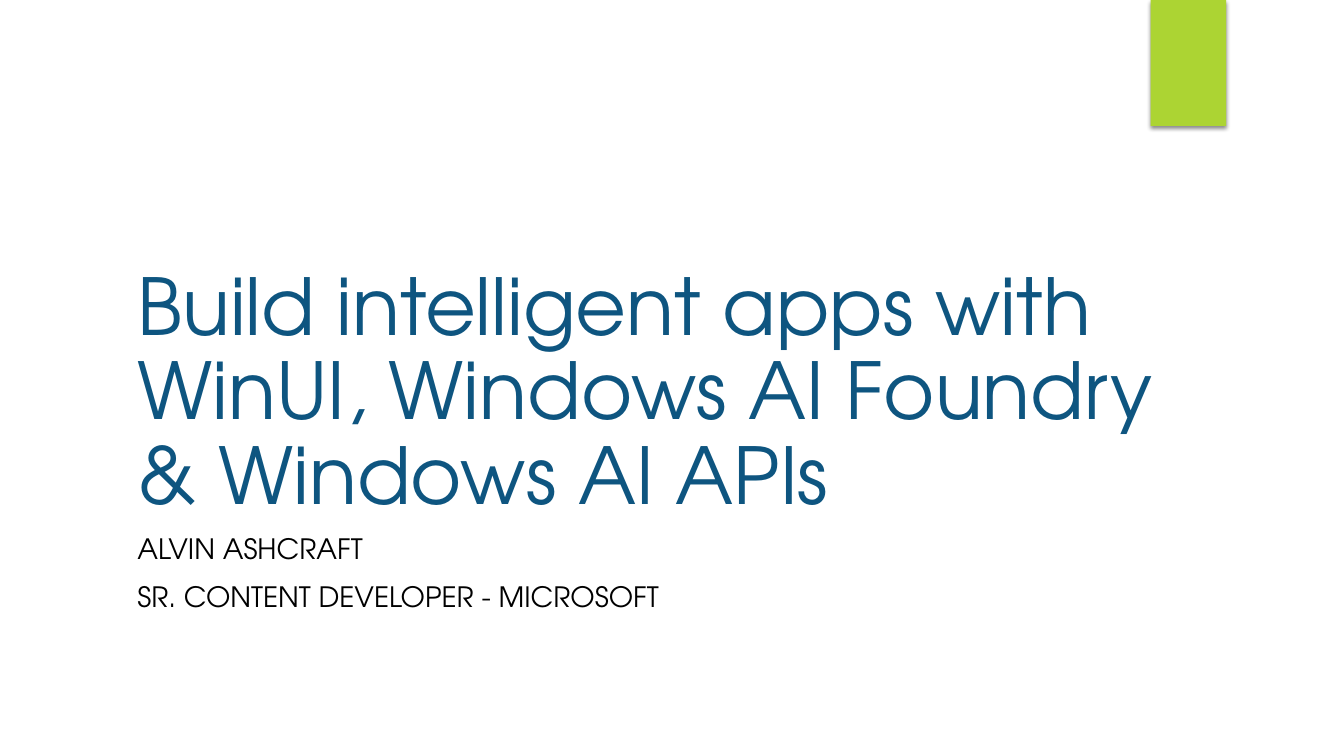
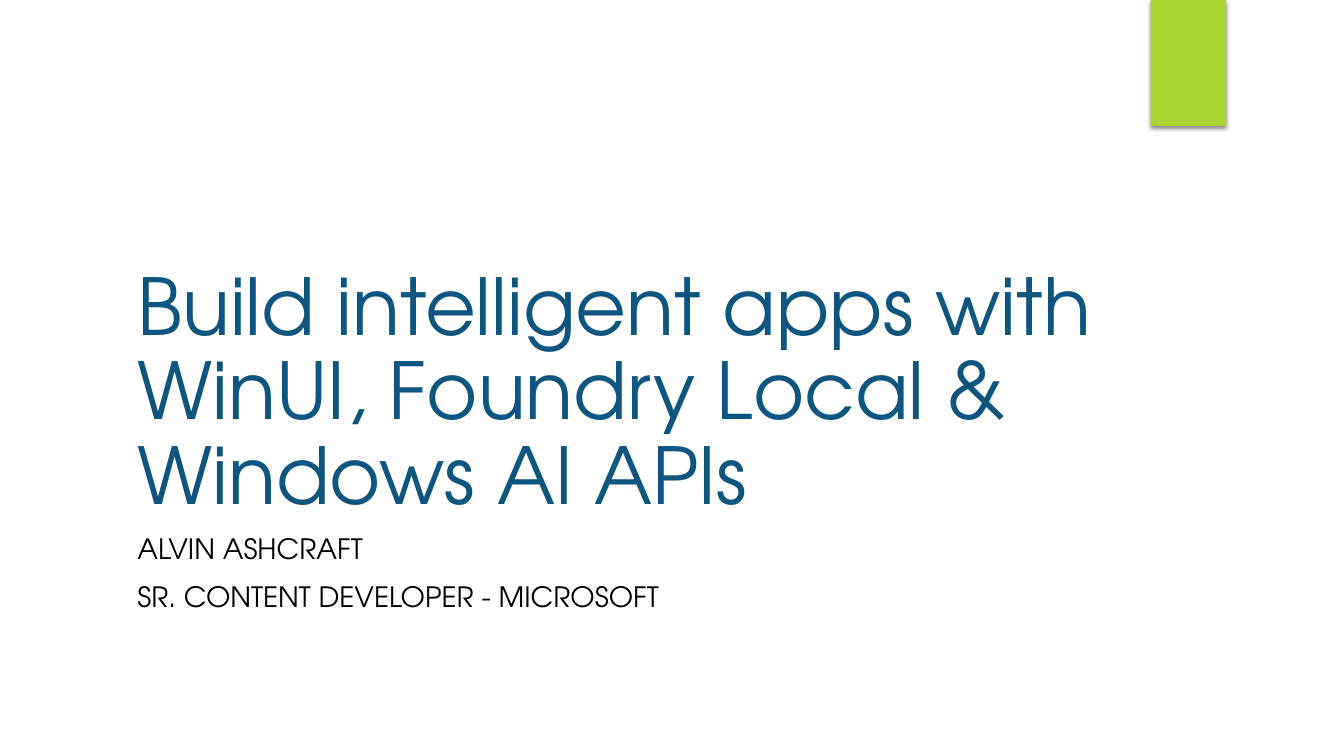
Before and after one commit to alvinashcraft/speaking, a slide deck: slide 1 of 2026/0723_NebraskaCode/WindowsAI/Nebraska.Code - Intelligent Windows Apps with WAI.pptx. Drawn at 1344x756 pixels with LibreOffice and Linux fonts; fonts in the diff are those of the drawing; background and template pictures are left out. Boxes give left, top, right and bottom in pixels: in the first picture for what was removed or moved away, otherwise in the second. Text is boxed around its words. In the diff, an @@ line names an element or a change of style, - is before the commit and + after.

```diff
--- a/2026/0723_NebraskaCode/WindowsAI/Nebraska.Code - Intelligent Windows Apps with WAI.pptx
+++ b/2026/0723_NebraskaCode/WindowsAI/Nebraska.Code - Intelligent Windows Apps with WAI.pptx
@@ title at (137, 277, 1091, 541): text changed @@
-Build intelligent apps with WinUI, Windows AI Foundry & Windows AI APIs
+Build intelligent apps with WinUI, Foundry Local & Windows AI APIs
```
Also in this commit, not shown: 3 other slides changed.
